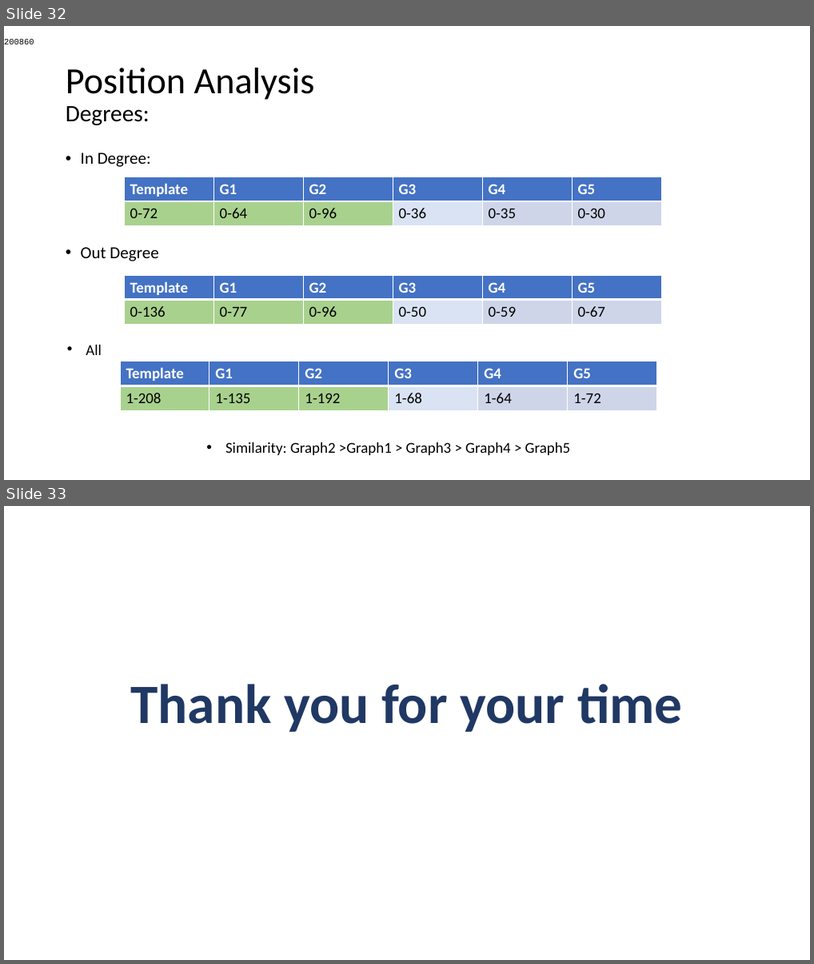
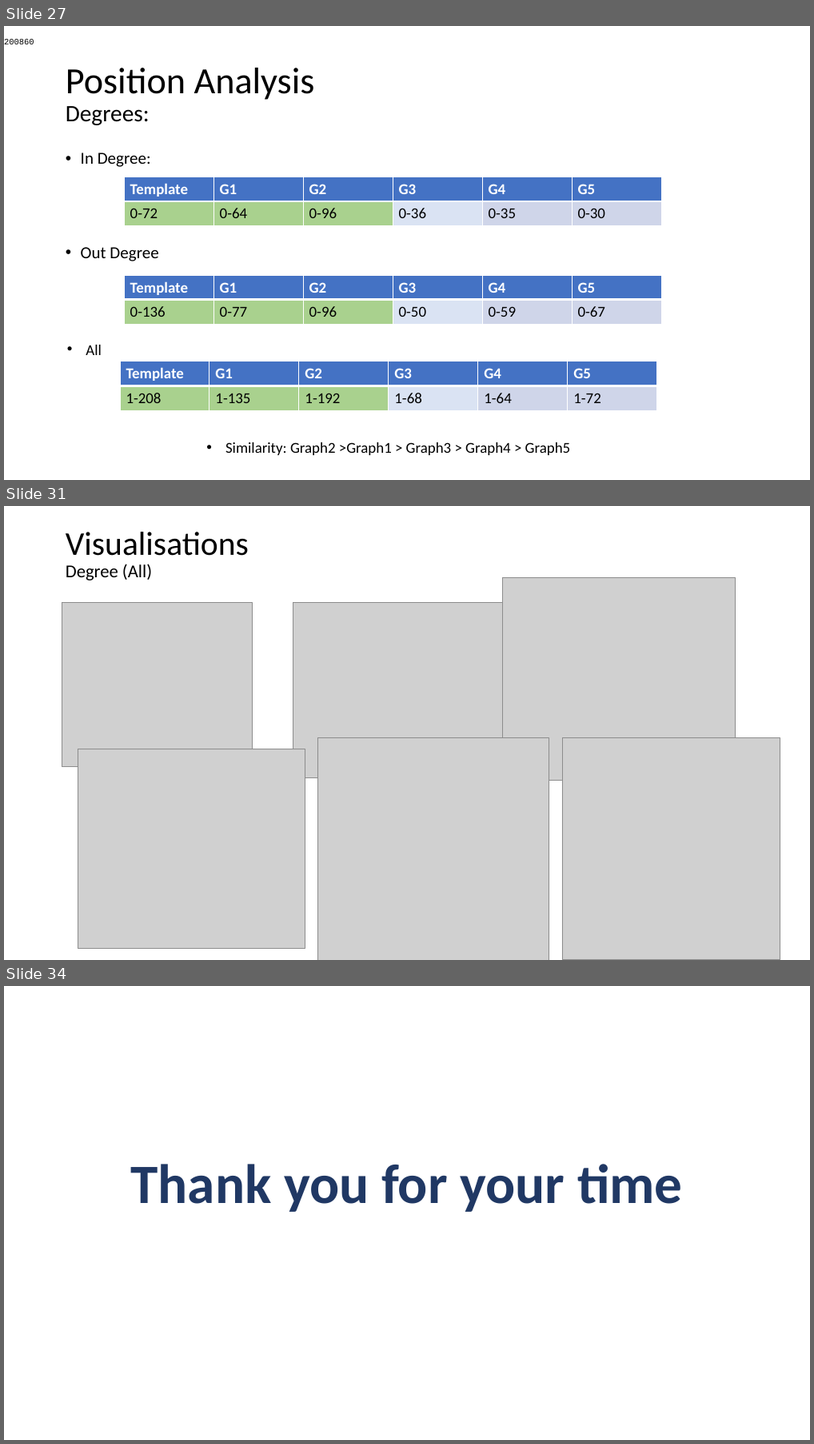
Before and after one commit to AtrayeeNeog/Visualization_2019-20, a slide deck: Documentation/Presentation/Project_Presentation_v2.pptx. Shown one above the other, each under a label of ours: slides 32 and 33 before the commit, slides 27, 31 and 34 after it; the slides between them are not shown. The pictures are 814x964 and 814x1444 pixels, drawn with LibreOffice and Linux fonts; fonts in the diff are those of the drawing; grey boxes stand for pictures. Boxes give left, top, right and bottom in pixels: in the first picture for what was removed or moved away, otherwise in the second. Text is boxed around its words. In the diff, an @@ line names an element or a change of style, - is before the commit and + after.

```diff
--- a/Documentation/Presentation/Project_Presentation_v2.pptx
+++ b/Documentation/Presentation/Project_Presentation_v2.pptx
@@ slide 31 added at [4,506,810,960], background #FFFFFF @@
@@ title added at [66,532,249,580], 39.6 pt, text #000000 @@
+Visualisations
+Degree (All)
@@ picture added at [503,578,735,780] @@
@@ picture added at [62,602,252,767] @@
@@ picture added at [293,602,522,778] @@
@@ picture added at [318,737,550,960] @@
@@ picture added at [562,737,780,959] @@
@@ picture added at [78,748,306,948] @@
@@ what was slide 32 is now slide 27 @@
@@ what was slide 33 is now slide 34 @@
```
Also in this commit, not shown: 5 other slides added, 5 slides removed.
